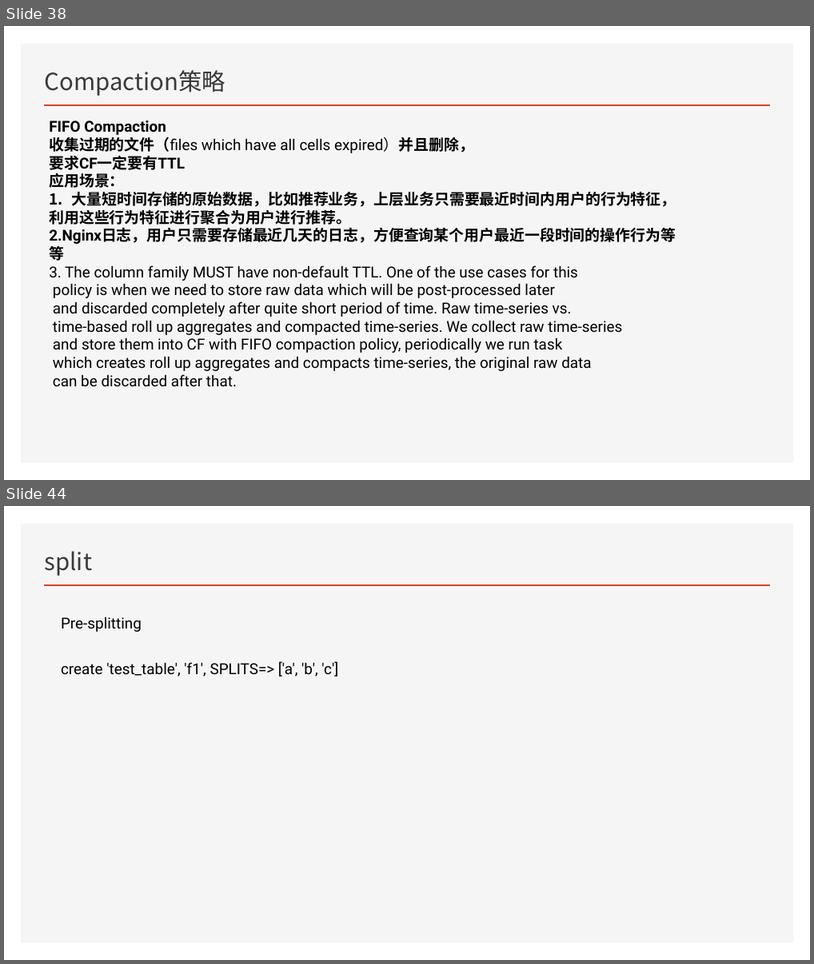
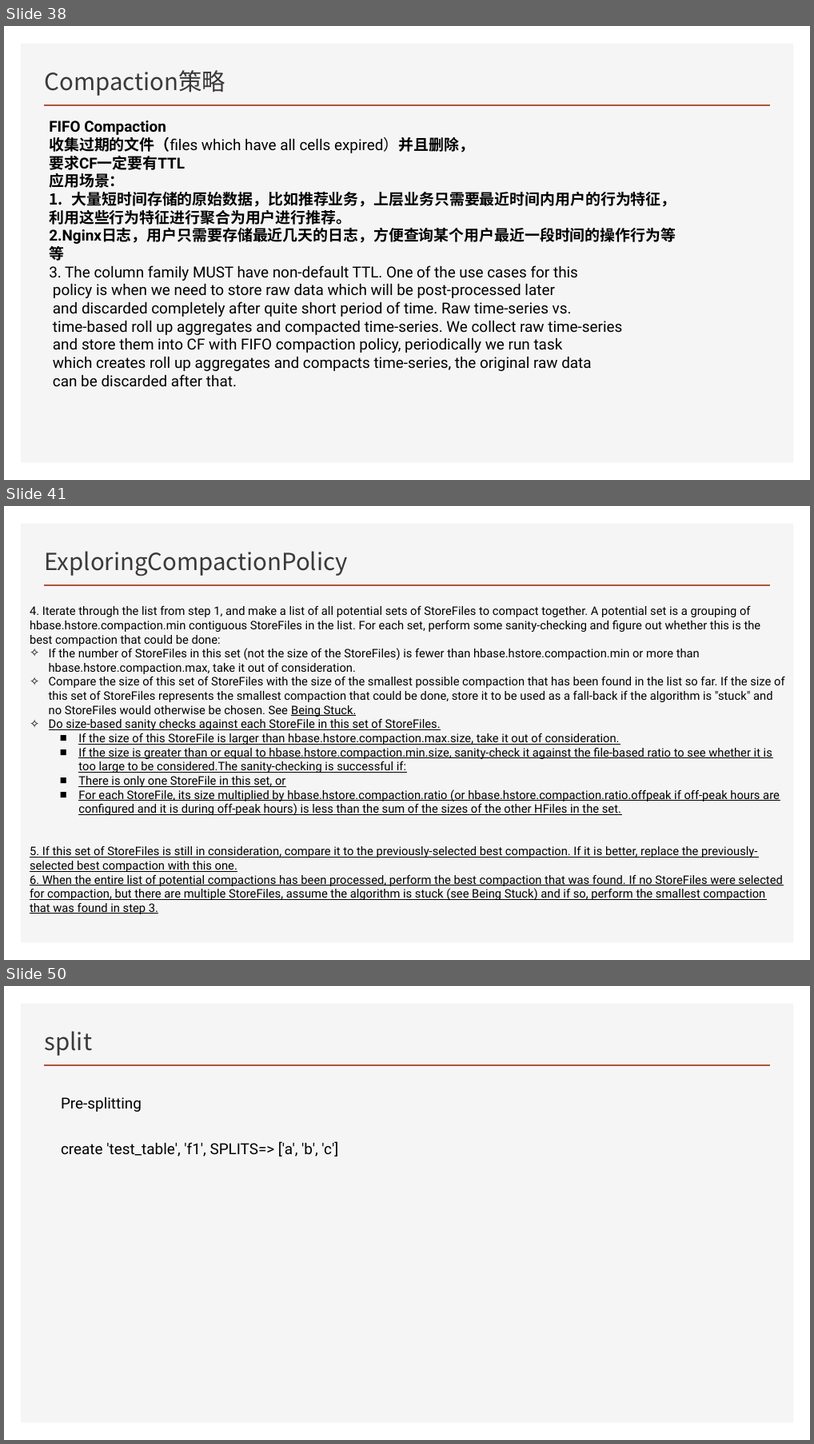
Before and after one commit to Zhangwusheng/Zhangwusheng.github.io, a slide deck: _posts/Hbase基本原理副本.pptx. Shown one above the other, each under a label of ours: slides 38 and 44 before the commit, slides 38, 41 and 50 after it; the slides between them are not shown. The pictures are 814x964 and 814x1444 pixels, drawn with LibreOffice and Linux fonts; fonts in the diff are those of the drawing. Boxes give left, top, right and bottom in pixels: in the first picture for what was removed or moved away, otherwise in the second. Text is boxed around its words. In the diff, an @@ line names an element or a change of style, - is before the commit and + after.

```diff
--- a/_posts/Hbase基本原理副本.pptx
+++ b/_posts/Hbase基本原理副本.pptx
@@ slide 41 added at (x1=4, y1=506, x2=810, y2=960), background #FFFFFF; not listed: 2 template elements that a slide beside it also shows @@
@@ title added at (x1=45, y1=551, x2=348, y2=576), 28 pt, text #3B3838 @@
+ExploringCompactionPolicy
@@ text added at (x1=30, y1=606, x2=786, y2=914), 14 pt, text #000000, underline @@
+4. Iterate through the list from step 1, and make a list of all potential sets of StoreFiles to compact together. A potential set is a grouping of hbase.hstore.compaction.min contiguous StoreFiles in the list. For each set, perform some sanity-checking and figure out whether this is the best compaction that could be done:
+✧ If the number of StoreFiles in this set (not the size of the StoreFiles) is fewer than hbase.hstore.compaction.min or more than hbase.hstore.compaction.max, take it out of consideration.
+✧ Compare the size of this set of StoreFiles with the size of the smallest possible compaction that has been found in the list so far. If the size of this set of StoreFiles represents the smallest compaction that could be done, store it to be used as a fall-back if the algorithm is "stuck" and no StoreFiles would otherwise be chosen. See Being Stuck.
+✧ Do size-based sanity checks against each StoreFile in this set of StoreFiles.
+  ■ If the size of this StoreFile is larger than hbase.hstore.compaction.max.size, take it out of consideration.
+  ■ If the size is greater than or equal to hbase.hstore.compaction.min.size, sanity-check it against the file-based ratio to see whether it is too large to be considered.The sanity-checking is successful if:
+  ■ There is only one StoreFile in this set, or
+  ■ For each StoreFile, its size multiplied by hbase.hstore.compaction.ratio (or hbase.hstore.compaction.ratio.offpeak if off-peak hours are configured and it is during off-peak hours) is less than the sum of the sizes of the other HFiles in the set.
+5. If this set of StoreFiles is still in consideration, compare it to the previously-selected best compaction. If it is better, replace the previously-selected best compaction with this one.
+6. When the entire list of potential compactions has been processed, perform the best compaction that was found. If no StoreFiles were selected for compaction, but there are multiple StoreFiles, assume the algorithm is stuck (see Being Stuck) and if so, perform the smallest compaction that was found in step 3.
@@ what was slide 44 is now slide 50 @@
```
Also in this commit, not shown: 2 slides changed, 9 other slides added, 3 slides removed, 1 other file.
